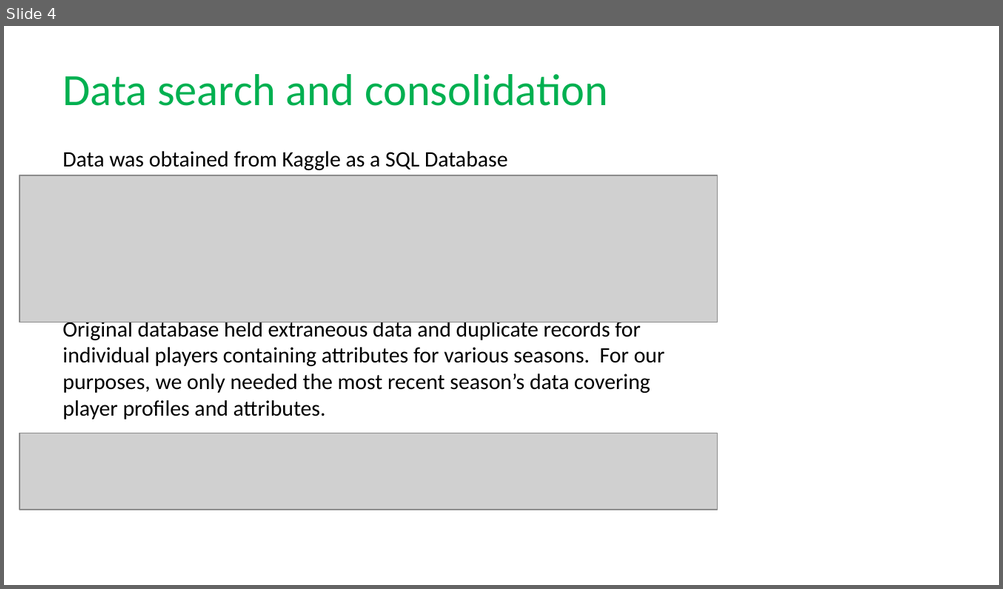
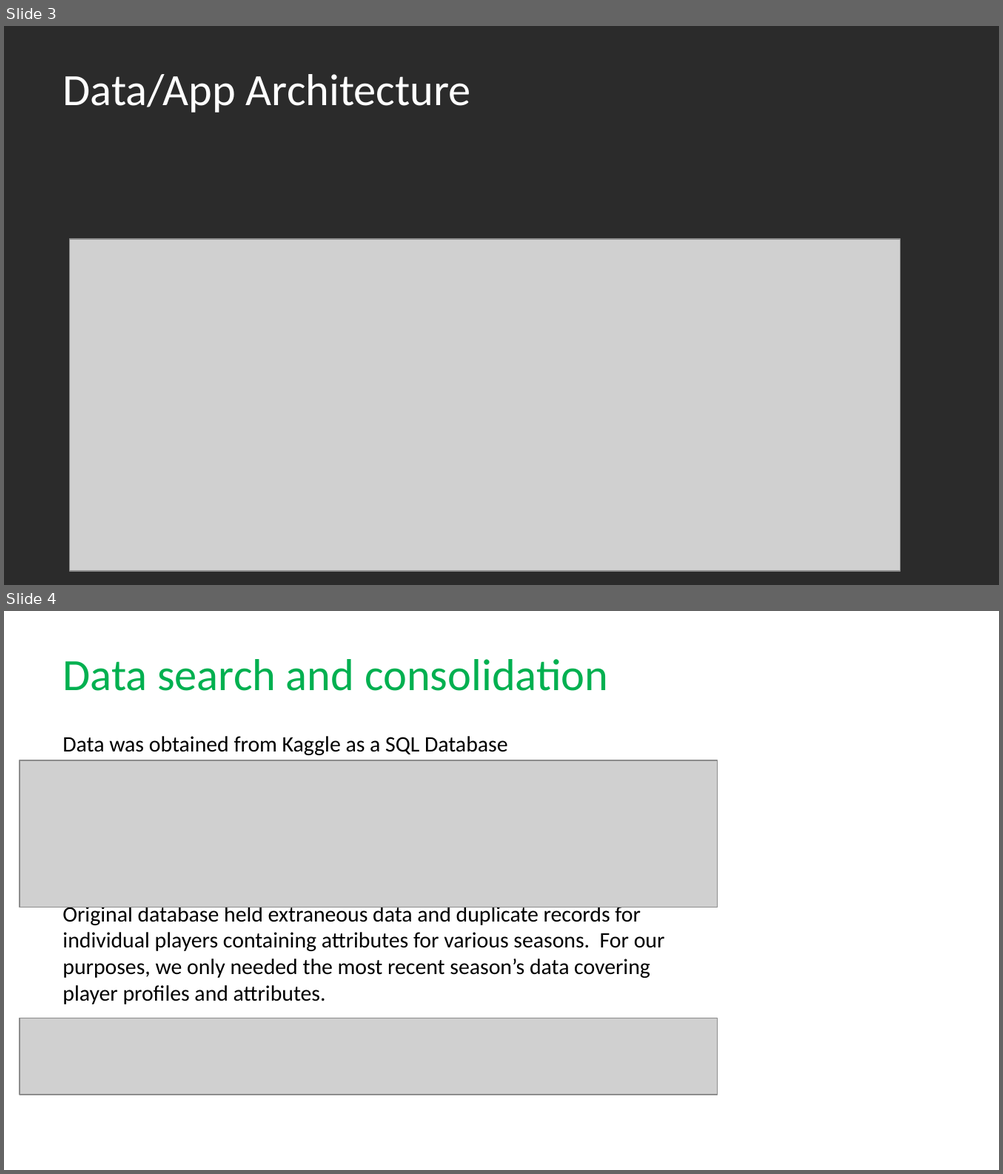
Before and after one commit to Randy0601/Soccer-Analysis, a slide deck: Presentation.pptx. Shown one above the other, each under a label of ours: slide 4 before the commit, slides 3 and 4 after it. The pictures are 1003x589 and 1003x1174 pixels, drawn with LibreOffice and Linux fonts; fonts in the diff are those of the drawing; grey boxes stand for pictures; background and template pictures are left out; a plain dark background stands for a picture behind light text. Boxes give left, top, right and bottom in pixels: in the first picture for what was removed or moved away, otherwise in the second. Text is boxed around its words. In the diff, an @@ line names an element or a change of style, - is before the commit and + after.

```diff
--- a/Presentation.pptx
+++ b/Presentation.pptx
@@ slide 3 added at bbox=[4, 26, 999, 585], background picture (left out) @@
@@ title added at bbox=[62, 74, 471, 113], 32.4 pt, text #FFFFFF @@
+Data/App Architecture
@@ picture added at bbox=[70, 239, 900, 571] @@
```
Also in this commit, not shown: 2 slides changed, 1 slide removed.
